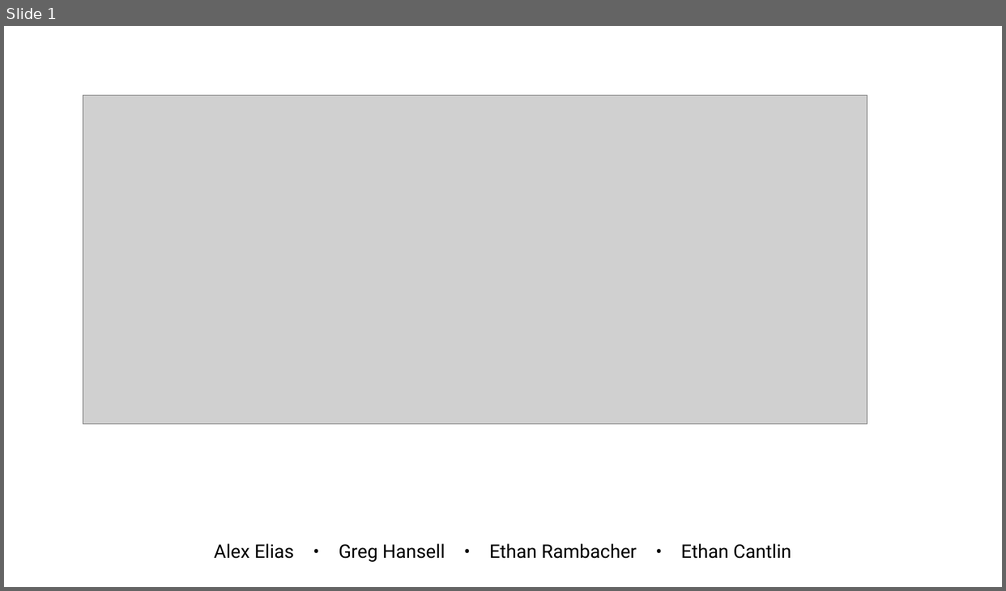
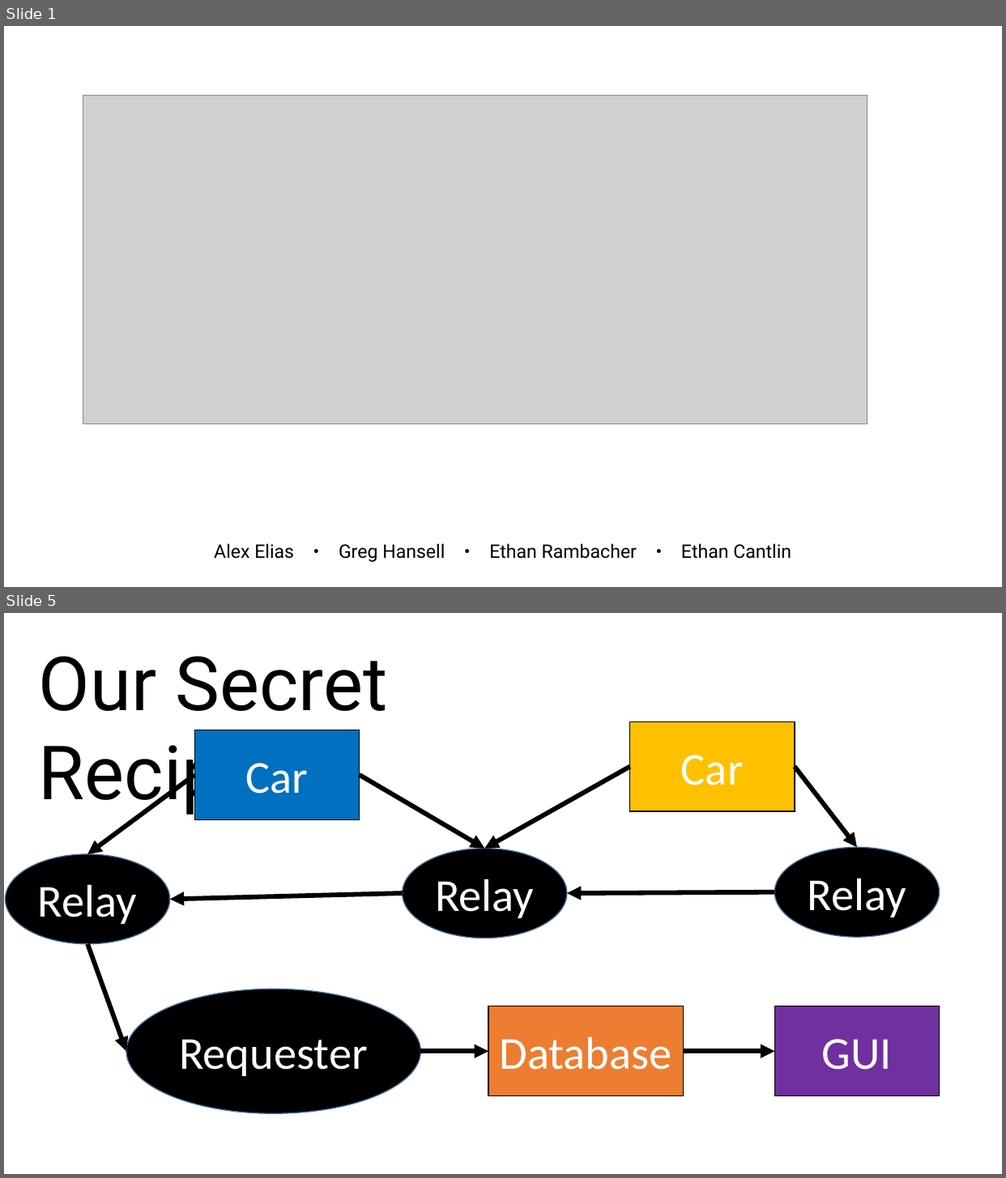
Before and after one commit to gregjhansell97/country-roads, a slide deck: presentation.pptx. Shown one above the other, each under a label of ours: slide 1 before the commit, slides 1 and 5 after it; the slides between them are not shown. The pictures are 1006x591 and 1006x1178 pixels, drawn with LibreOffice and Linux fonts; fonts in the diff are those of the drawing; grey boxes stand for pictures. Boxes give left, top, right and bottom in pixels: in the first picture for what was removed or moved away, otherwise in the second. Text is boxed around its words. In the diff, an @@ line names an element or a change of style, - is before the commit and + after.

```diff
--- a/presentation.pptx
+++ b/presentation.pptx
@@ slide 5 added at (4, 613, 1002, 1174), background #FFFFFF @@
@@ text added at (39, 656, 387, 817), 72 pt, text #000000 @@
+Our Secret Recipe
@@ rectangle added at (195, 730, 360, 820), fill #0070C0, outline #000000 1 pt, 44 pt, text #FFFFFF @@
+Car
@@ rectangle added at (630, 722, 795, 811), fill #FFC000, outline #000000 1 pt, 44 pt, text #FFFFFF @@
+Car
@@ arrow added from (195, 775) to (88, 854), #000000 4.5 pt @@
@@ arrow added from (360, 775) to (484, 849), #000000 4.5 pt @@
@@ arrow added from (630, 766) to (484, 849), #000000 4.5 pt @@
@@ arrow added from (795, 766) to (858, 847), #000000 4.5 pt @@
@@ ellipse added at (6, 854, 170, 944), fill #000000, outline #43739E 1 pt, 44 pt, text #FFFFFF @@
+Relay
@@ ellipse added at (403, 849, 567, 939), fill #000000, outline #43739E 1 pt, 44 pt, text #FFFFFF @@
+Relay
@@ ellipse added at (775, 847, 940, 937), fill #000000, outline #43739E 1 pt, 44 pt, text #FFFFFF @@
+Relay
@@ arrow added from (403, 894) to (170, 899), #000000 4.5 pt @@
@@ arrow added from (775, 892) to (567, 894), #000000 4.5 pt @@
@@ arrow added from (88, 944) to (126, 1052), #000000 4.5 pt @@
@@ ellipse added at (126, 989, 420, 1114), fill #000000, outline #43739E 1 pt, 44 pt, text #FFFFFF @@
+Requester
@@ rectangle added at (488, 1007, 683, 1097), fill #ED7D31, outline #000000 1 pt, 44 pt, text #FFFFFF @@
+Database
@@ rectangle added at (775, 1007, 940, 1097), fill #7030A0, outline #000000 1 pt, 44 pt, text #FFFFFF @@
+GUI
@@ arrow added from (421, 1052) to (488, 1052), #000000 4.5 pt @@
@@ arrow added from (683, 1052) to (775, 1052), #000000 4.5 pt @@
```
Also in this commit, not shown: 2 slides changed, 4 other slides added, 1 slide removed, 12 other files.
